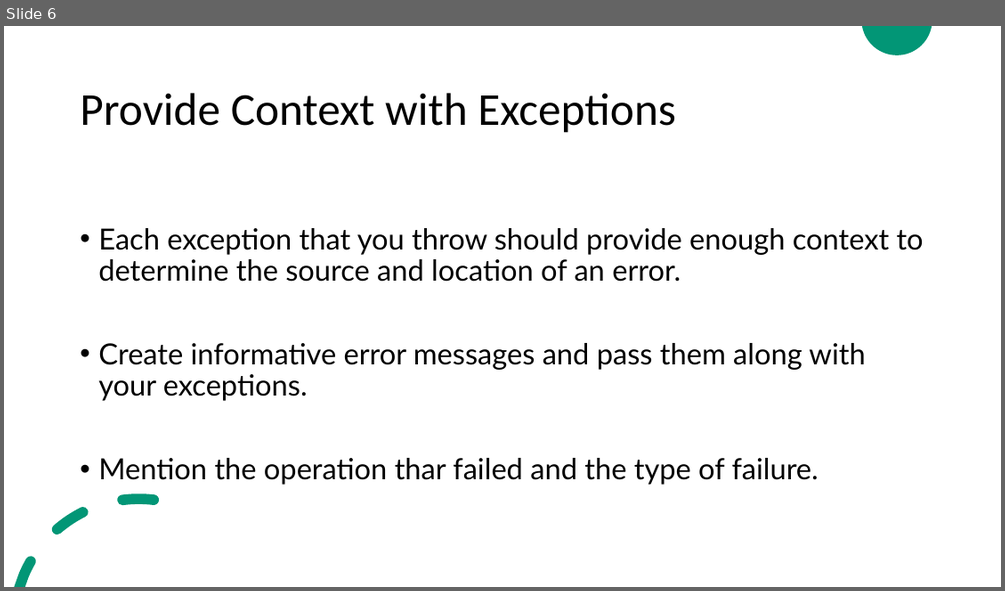
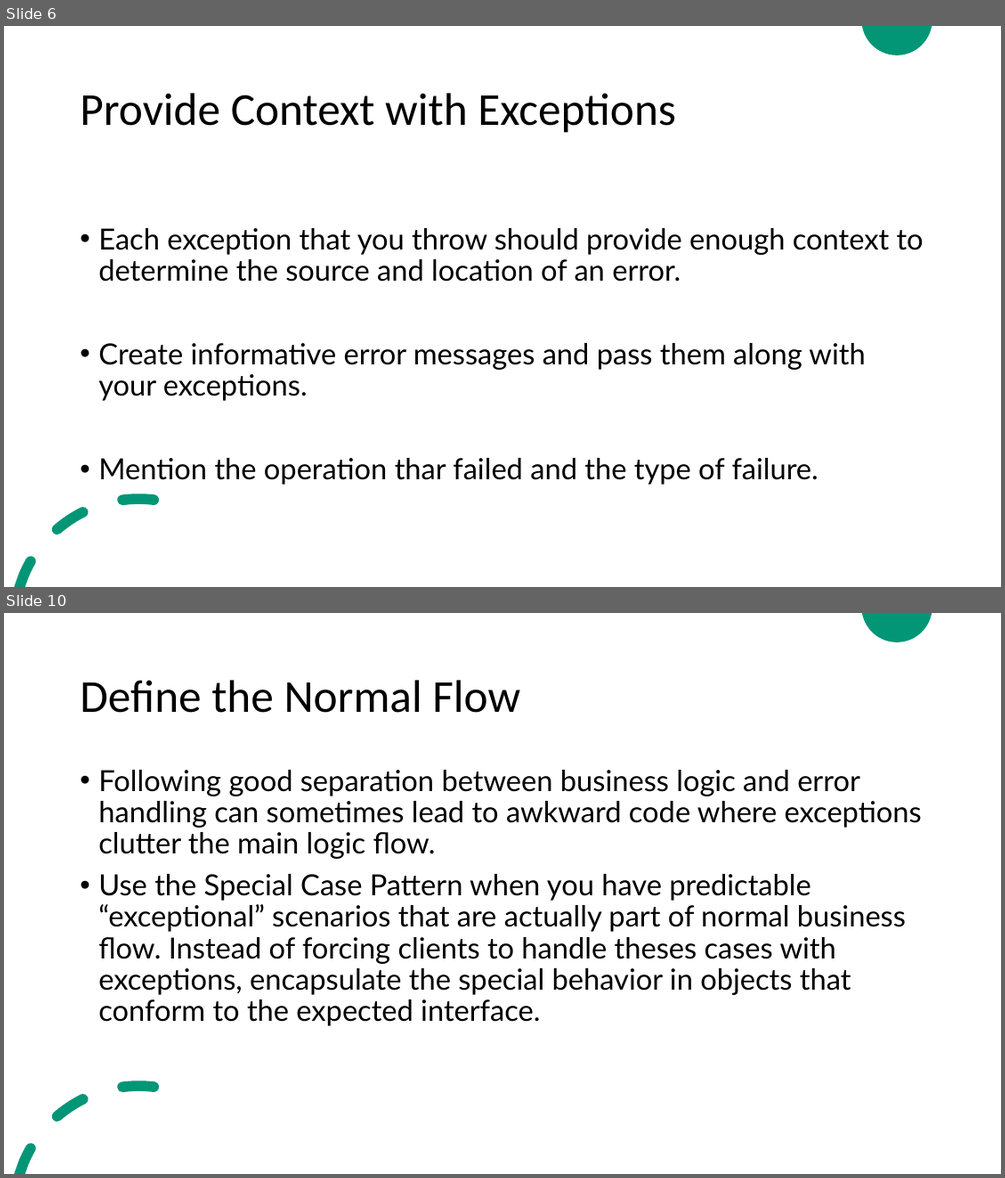
Before and after one commit to ZeinaZayed4/clean-code, a slide deck: Clean Code - Chapter 7.pptx. Shown one above the other, each under a label of ours: slide 6 before the commit, slides 6 and 10 after it; the slides between them are not shown. The pictures are 1005x591 and 1005x1178 pixels, drawn with LibreOffice and Linux fonts; fonts in the diff are those of the drawing. Boxes give left, top, right and bottom in pixels: in the first picture for what was removed or moved away, otherwise in the second. Text is boxed around its words. In the diff, an @@ line names an element or a change of style, - is before the commit and + after.

Commit message:
Update Clean Code - Chapter 7.pptx
Completed reading chapter 7 (error handling)

```diff
--- a/Clean Code - Chapter 7.pptx
+++ b/Clean Code - Chapter 7.pptx
@@ slide 10 added at (x1=4, y1=613, x2=1001, y2=1174), background #FFFFFF; not listed: 2 template elements that a slide beside it also shows @@
@@ title added at (x1=80, y1=680, x2=520, y2=713), 44 pt, text #000000 @@
+Define the Normal Flow
@@ text added at (x1=98, y1=770, x2=922, y2=1026), 28 pt, text #000000 @@
+• Following good separation between business logic and error handling can sometimes lead to awkward code where exceptions clutter the main logic flow.
+• Use the Special Case Pattern when you have predictable “exceptional” scenarios that are actually part of normal business flow. Instead of forcing clients to handle theses cases with exceptions, encapsulate the special behavior in objects that conform to the expected interface.
```
Also in this commit, not shown: 8 other slides added.
